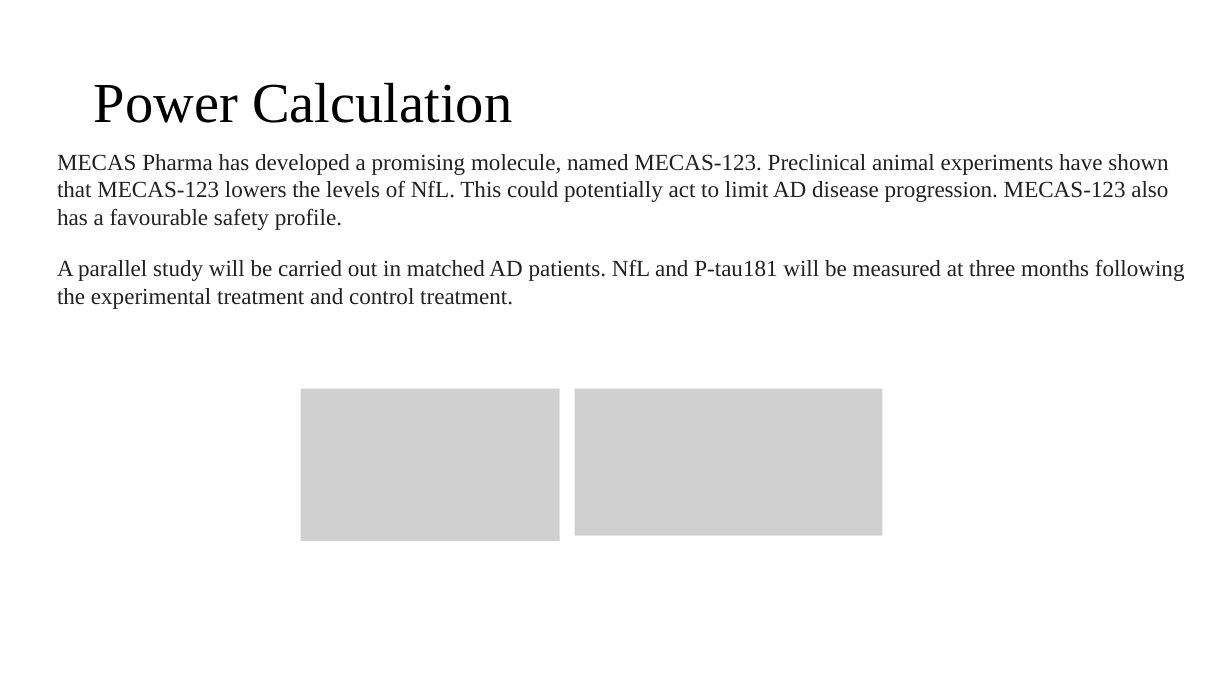
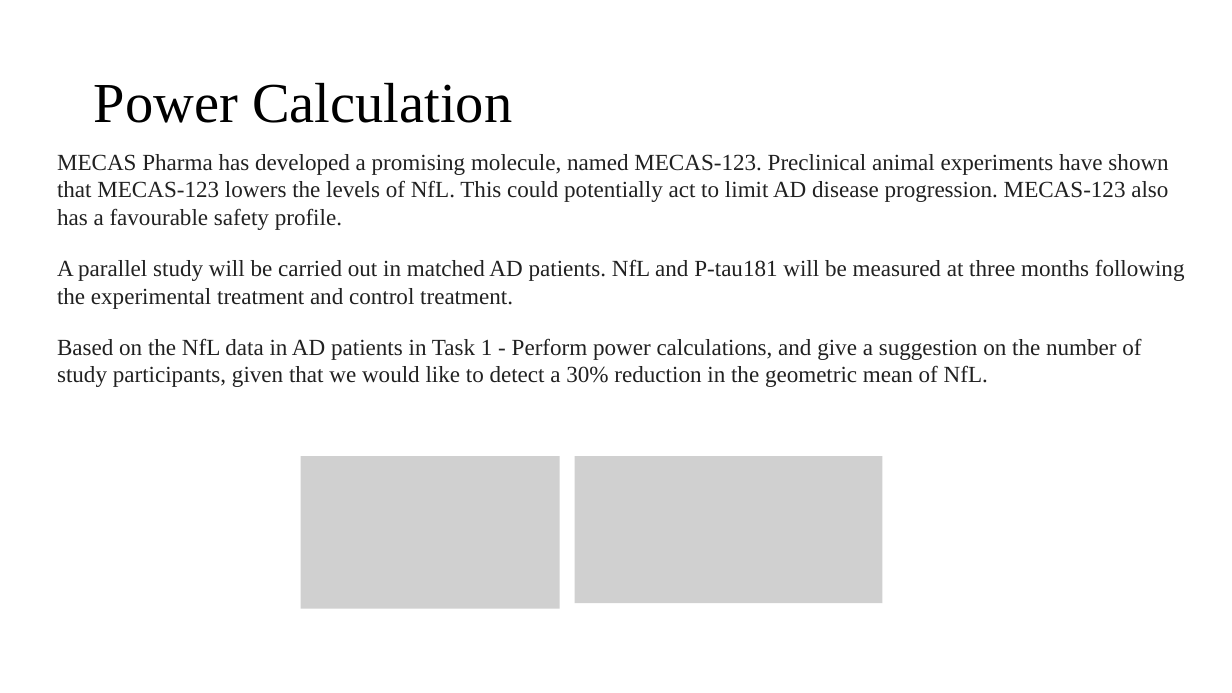
Before and after one commit to reporter6320/GroupA3-sample, a slide deck: slide 2 of Presentations/Task2_Presentation.pptx. Drawn at 1232x693 pixels with LibreOffice and Linux fonts; fonts in the diff are those of the drawing; grey boxes stand for pictures. Boxes give left, top, right and bottom in pixels: in the first picture for what was removed or moved away, otherwise in the second. Text is boxed around its words. In the diff, an @@ line names an element or a change of style, - is before the commit and + after.

Commit message:
Update Task2_Presentation.pptx
change task2

```diff
--- a/Presentations/Task2_Presentation.pptx
+++ b/Presentations/Task2_Presentation.pptx
@@ text at [57, 338, 1141, 387]: paragraph added @@
+Based on the NfL data in AD patients in Task 1 - Perform power calculations, and give a suggestion on the number of study participants, given that we would like to detect a 30% reduction in the geometric mean of NfL.
@@ picture: place and size @@
-picture at [300, 389, 559, 542]
+picture at [300, 457, 559, 609]
@@ picture: place and size @@
-picture at [575, 389, 883, 536]
+picture at [575, 457, 883, 604]
```
Also in this commit, not shown: 1 slide added.
